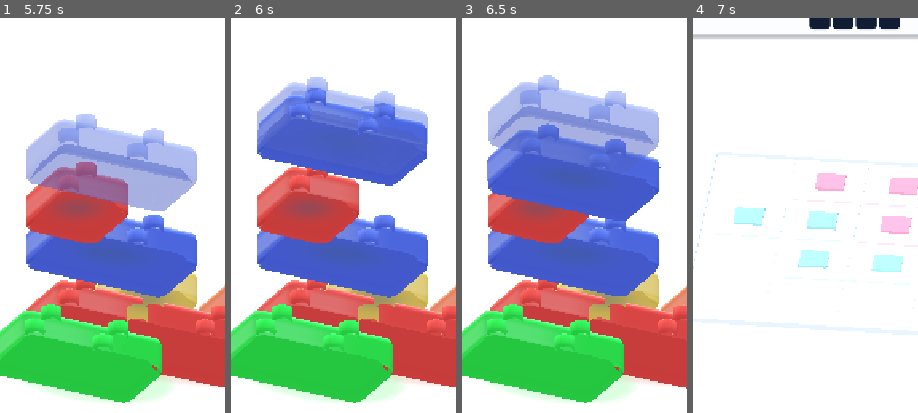
Above: before the commit, frames 1-4 (left to right).
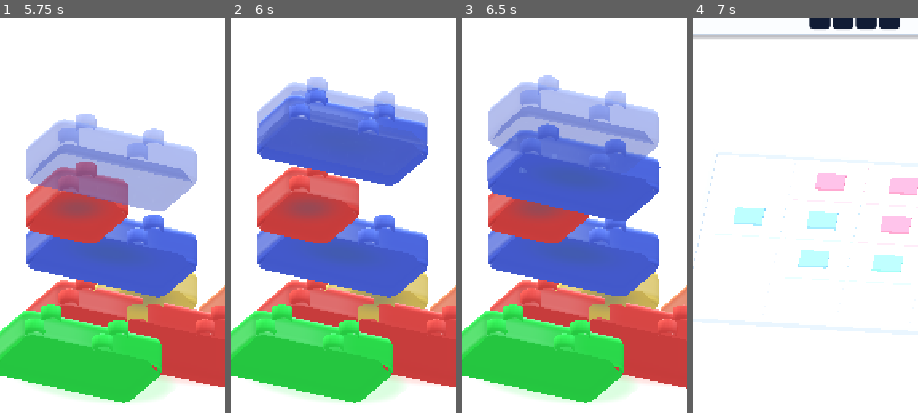
Above: after the commit, the same moments.

Repository: dbrckk/Jelly-bricks
Game: Godot game, scene res://scenes/main.tscn
Same seed, same stepped clock (60 frames per second), same inputs: the game is played once before the commit and once after it.
Inputs (mouse positions are % of the whole screen's width and height, from its top left):
- Up to frame 1 (5.75 s): click (8, 82) at 0.52 s; click (20, 82) at 1.27 s; click (32, 82) at 2.02 s; click "‹ Niveau" at 2.75 s; click "↻ Tourner" at 3.5 s; click "? Indice" at 4.25 s; click "Tour 3D" at 5 s
- Up to frame 2 (6 s): click "↓ Poser" at 5.75 s
- Up to frame 3 (6.5 s): no input
- Up to frame 4 (7 s): click "‹ Puzzles" at 6.5 s
The pictures show only the part of the screen within x 14-64%, y 21-71%; the shares and areas given below are measured in that part.

Frame 1 is identical in both runs. In frame 2, 0.1% of the frame differs, in the area x 11-88%, y 17-42%; in frame 3, less than 0.1%; in frame 4, nothing differs.

Commit message:
fix(gamefeel): anchor volume and synchronize FX to real contact

Diff:
--- a/native-godot/scripts/stack_mode.gd
+++ b/native-godot/scripts/stack_mode.gd
@@ -1391,30 +1391,39 @@
     # the GPU mesh compresses and rebounds. No fake hard-plastic bounce.
     settle.tween_property(node, "position", _world_position(entry), .29) \
         .set_trans(Tween.TRANS_QUAD).set_ease(Tween.EASE_IN)
-    node.scale = Vector3(.97, 1.07, .97)
-    node.rotation.z = .065
-    settle.tween_property(node, "scale", Vector3.ONE, .73) \
-        .set_trans(Tween.TRANS_ELASTIC).set_ease(Tween.EASE_OUT)
-    settle.tween_property(node, "rotation", Vector3.ZERO, .76) \
-        .set_trans(Tween.TRANS_ELASTIC).set_ease(Tween.EASE_OUT)
+    # Rigid parent scaling distorts the footprint, studs and socket.
+    # The actual soft deformation belongs to the existing GPU squash.
+    node.rotation.z = .028
+    settle.tween_property(node, "rotation", Vector3.ZERO, .42) \
+        .set_trans(Tween.TRANS_CUBIC).set_ease(Tween.EASE_OUT)
     settle.tween_property(material, "shader_parameter/gel_spring", 0.0, .91) \
         .set_trans(Tween.TRANS_CUBIC).set_ease(Tween.EASE_OUT)
     _animate_gel_compression(material, .96, .27)
     _react_to_supports(entry)
-    # A short restrained sparkle accent, reusing the puzzle's existing
-    # fixed-size CPU emitter pool rather than allocating extra effects.
-    host.candy_fx.landing(_world_position(entry), Color(COLORS[selected_color]), true)
-    # A larger/heavier or taller stack gives a slightly deeper touch pulse;
-    # player FX settings still disable all vibration and sound together.
-    var landing_haptic: int = clampi(16 + LENGTHS[selected_length] * 4 +
-        int(entry["layer"]) * 2, 18, 44)
-    var gel_pitch: float = clampf(1.12 -
-        float(LENGTHS[selected_length]) * .07 -
-        float(entry["layer"]) * .012, .78, 1.1)
-    host._play_feedback("place", landing_haptic, gel_pitch)
+    # The visual flight lasts .29 s: FX must not precede the support
+    # contact. A tracked tween is killed by _stop_motion on Undo or
+    # replacement and captures the original brick's attributes.
+    var contact_event: Tween = create_tween()
+    motion_tweens.append(contact_event)
+    contact_event.tween_interval(.29)
+    contact_event.tween_callback(_emit_contact_feedback.bind(
+        Color(COLORS[selected_color]), selected_length, int(entry["layer"]),
+        _world_position(entry)))
     _refresh_preview()
     _apply_camera()
     _refresh_labels("Brique posée · continue la pile")
+
+func _emit_contact_feedback(tint: Color, length_index: int,
+        level: int, contact: Vector3) -> void:
+    if not active:
+        return
+    host.candy_fx.landing(contact, tint, true)
+    var landing_haptic: int = clampi(16 + LENGTHS[length_index] * 4 +
+        level * 2, 18, 44)
+    var gel_pitch: float = clampf(1.12 -
+        float(LENGTHS[length_index]) * .07 -
+        float(level) * .012, .78, 1.1)
+    host._play_feedback("place", landing_haptic, gel_pitch)
 
 ## Find only bricks that geometrically support the new piece,
 ## layer by layer. No full-scene motion, rigid-body simulation or solver.
